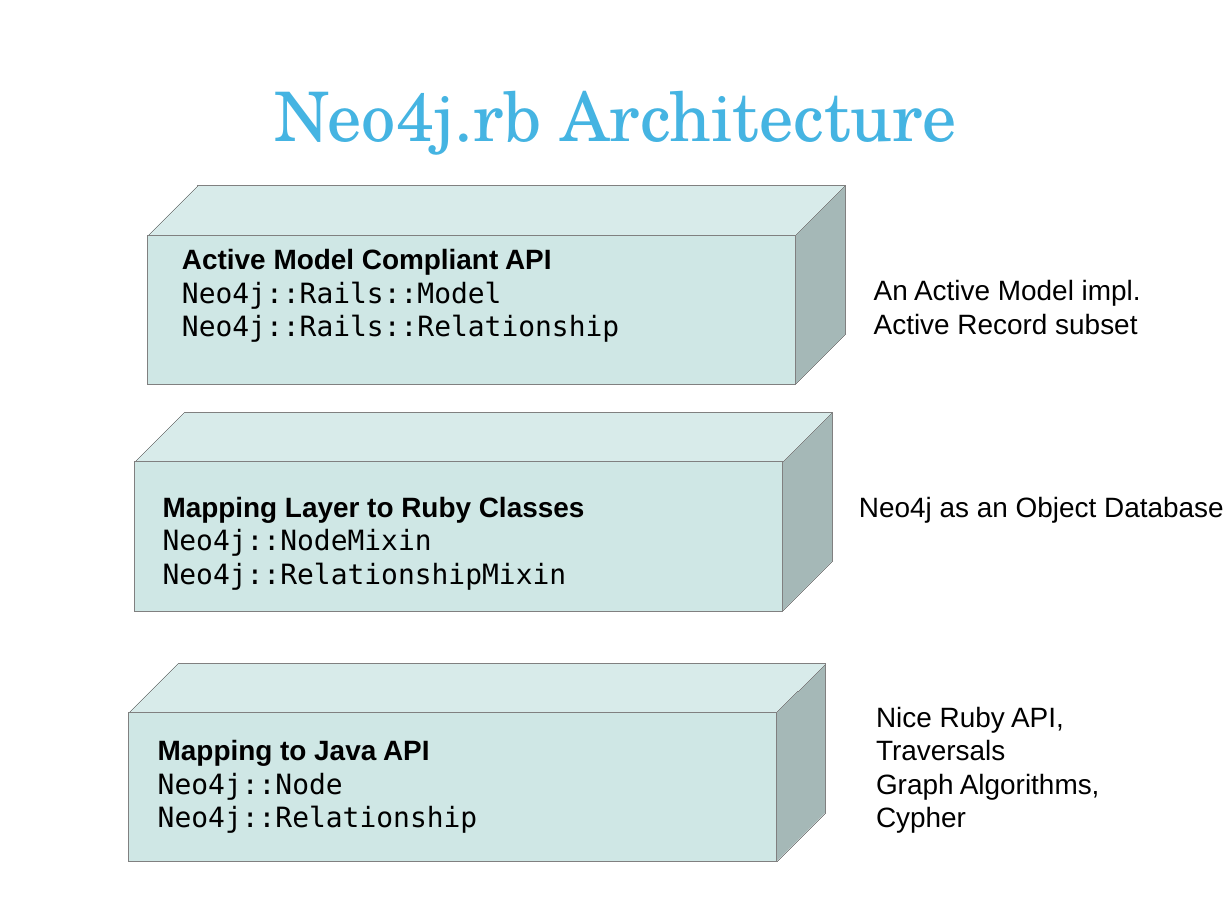
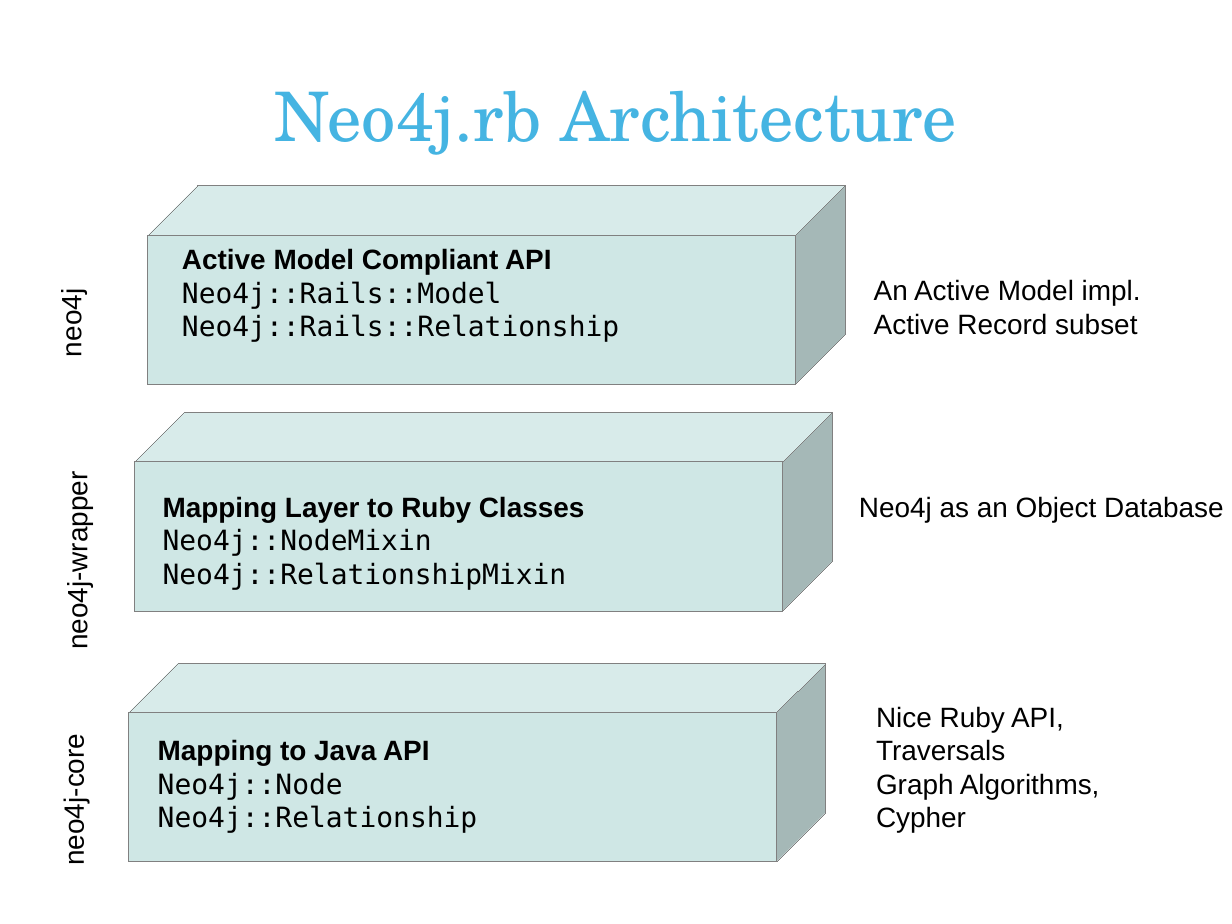
Before and after one commit to andreasronge/andreasronge.github.com, a slide deck: slide 21 of JRubyConf.odp. Drawn at 1232x924 pixels with LibreOffice and Linux fonts; fonts in the diff are those of the drawing; background and template pictures are left out. Boxes give left, top, right and bottom in pixels: in the first picture for what was removed or moved away, otherwise in the second. Text is boxed around its words. In the diff, an @@ line names an element or a change of style, - is before the commit and + after.

```diff
--- a/JRubyConf.odp
+++ b/JRubyConf.odp
@@ text added at <box>56,295,87,355</box>, 18 pt, text #000000 @@
+neo4j
@@ text added at <box>62,488,93,645</box>, 18 pt, text #000000 @@
+neo4j-wrapper
@@ text added at <box>59,747,90,862</box>, 18 pt, text #000000 @@
+neo4j-core
```
Also in this commit, not shown: 14 other slides changed, 3 slides added, 2 slides removed.
